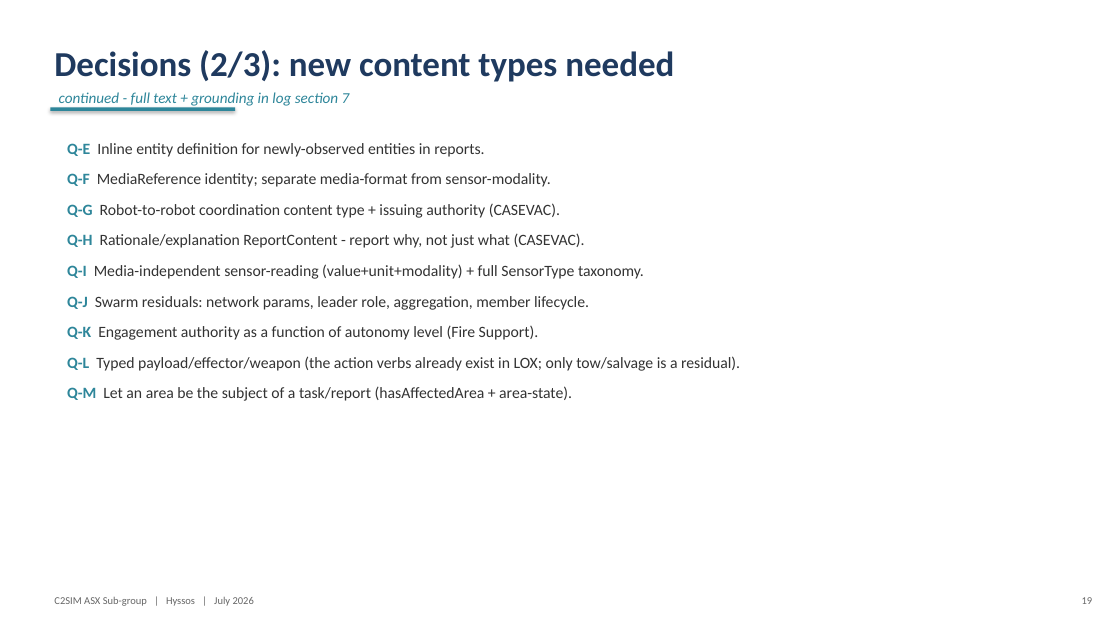
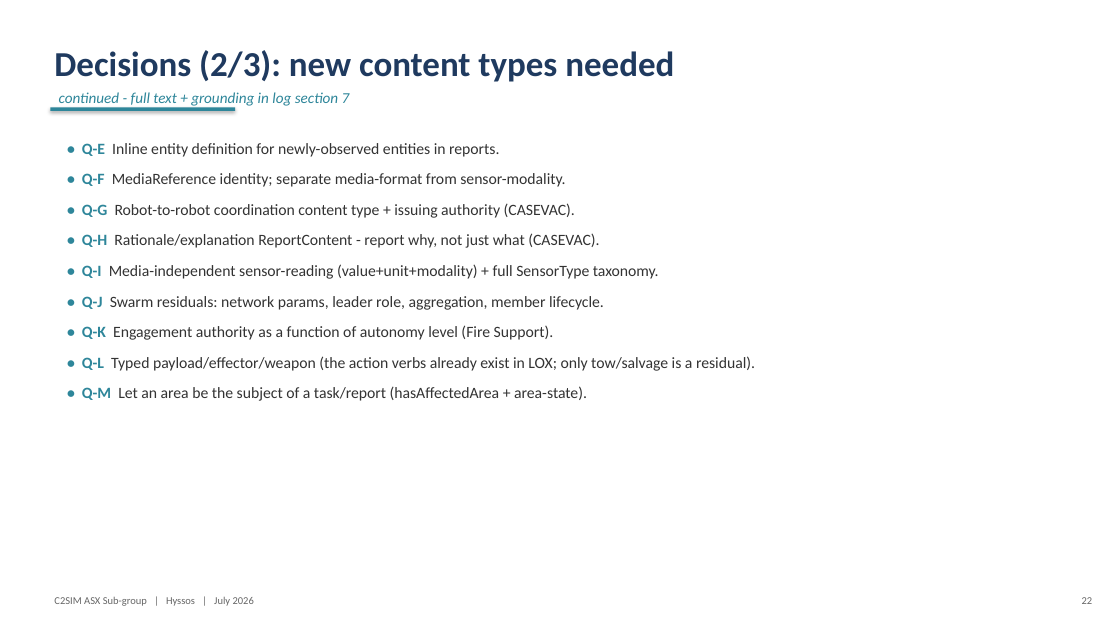
Before and after one commit to hyssostech/C2SIMArtifacts, a slide deck: slide 22 of Subgroups/ASX/InstantiationReview/ASX-Instantiation-Findings.pptx (slide 19 before the commit). Drawn at 1120x630 pixels with LibreOffice and Linux fonts; fonts in the diff are those of the drawing. Boxes give left, top, right and bottom in pixels: in the first picture for what was removed or moved away, otherwise in the second. Text is boxed around its words. In the diff, an @@ line names an element or a change of style, - is before the commit and + after.

```diff
--- a/Subgroups/ASX/InstantiationReview/ASX-Instantiation-Findings.pptx
+++ b/Subgroups/ASX/InstantiationReview/ASX-Instantiation-Findings.pptx
@@ text at <box>82,143,755,401</box>: text changed @@
-Q-E Inline entity definition for newly-observed entities in reports.
-Q-F MediaReference identity; separate media-format from sensor-modality.
-Q-G Robot-to-robot coordination content type + issuing authority (CASEVAC).
-Q-H Rationale/explanation ReportContent - report why, not just what (CASEVAC).
-Q-I Media-independent sensor-reading (value+unit+modality) + full SensorType taxonomy.
-Q-J Swarm residuals: network params, leader role, aggregation, member lifecycle.
-Q-K Engagement authority as a function of autonomy level (Fire Support).
-Q-L Typed payload/effector/weapon (the action verbs already exist in LOX; only tow/salvage is a residual).
-Q-M Let an area be the subject of a task/report (hasAffectedArea + area-state).
+• Q-E Inline entity definition for newly-observed entities in reports.
+• Q-F MediaReference identity; separate media-format from sensor-modality.
+• Q-G Robot-to-robot coordination content type + issuing authority (CASEVAC).
+• Q-H Rationale/explanation ReportContent - report why, not just what (CASEVAC).
+• Q-I Media-independent sensor-reading (value+unit+modality) + full SensorType taxonomy.
+• Q-J Swarm residuals: network params, leader role, aggregation, member lifecycle.
+• Q-K Engagement authority as a function of autonomy level (Fire Support).
+• Q-L Typed payload/effector/weapon (the action verbs already exist in LOX; only tow/salvage is a residual).
+• Q-M Let an area be the subject of a task/report (hasAffectedArea + area-state).
@@ text at <box>1082,597,1093,604</box>: text changed @@
-19
+22
```
Also in this commit, not shown: 22 other slides changed, 6 slides added, 18 other files.
